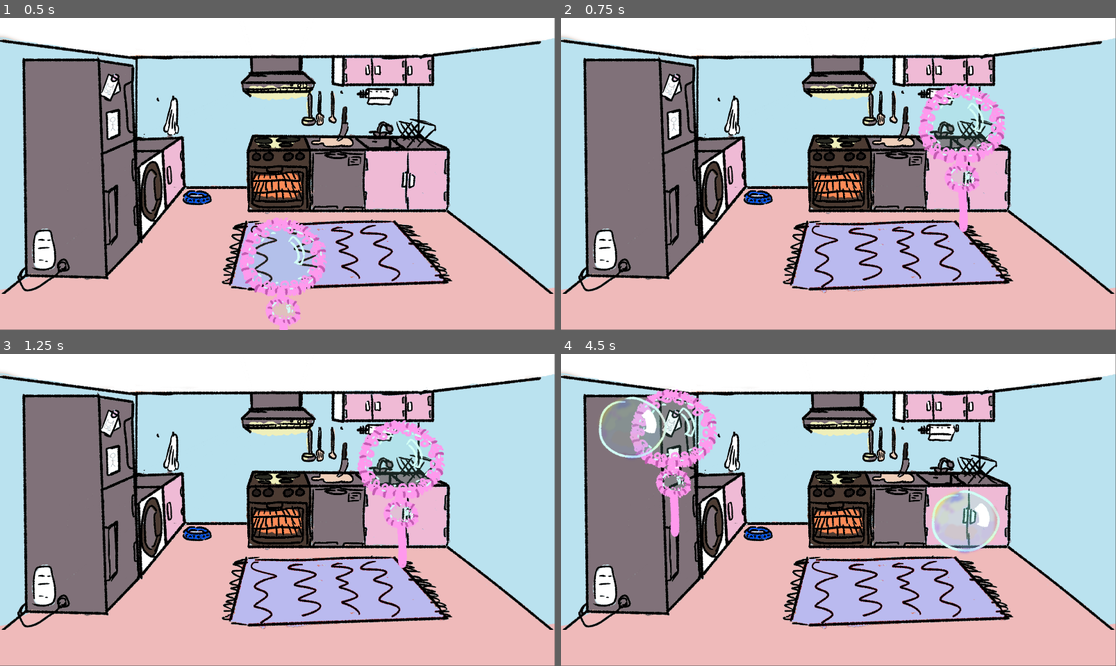
Above: before the commit, frames 1-4 (two rows, left to right).
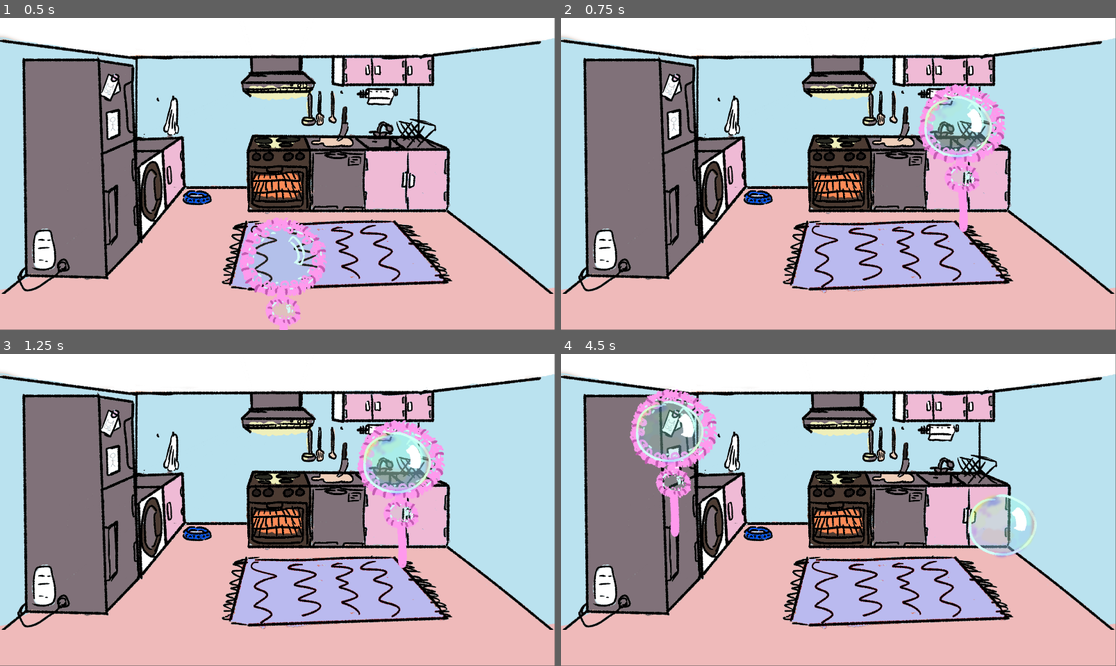
Above: after the commit, the same moments.

Repository: LuckyDiamond2/GGJ2025-Snack-attack-Bubble-Trouble
Game: Godot game, scene res://scripts/main.tscn
Two runs of this game, one before a commit and one after it. Both use one fixed random seed, a clock stepped at 60 frames per second and the inputs below.
Inputs (mouse positions are in pixels of both pictures, inside the frame that each line leads up to):
- Up to frame 1 (0.5 s): no input
- Up to frame 2 (0.75 s): tap Enter at 0.5 s; move the mouse to (960, 158) at 0.52 s; click (960, 158) at 0.67 s
- Up to frame 3 (1.25 s): no input
- Up to frame 4 (4.5 s): tap Space at 1.25, 2.75, 4.25 s; move the mouse to (727, 525) at 1.27 s; click (727, 525) at 1.42 s; tap Enter at 2, 3.5 s; move the mouse to (894, 441) at 2.02 s; click (894, 441) at 2.17 s; move the mouse to (810, 572) at 2.77 s; click (810, 572) at 2.92 s; move the mouse to (1005, 556) at 3.52 s; click (1005, 556) at 3.67 s; move the mouse to (672, 463) at 4.27 s; click (672, 463) at 4.42 s

Frame 1 is identical in both runs. In frame 2, 1.0% of the frame differs, in the area x 65-78%, y 24-45%; in frame 3, 1.3%; in frame 4, 4.7%, in the area x 6-86%, y 13-66%.

Commit message:
properly align bubbles

Diff:
--- a/scenes/t_bubble_wand.gd
+++ b/scenes/t_bubble_wand.gd
@@ -1,6 +1,7 @@
 extends Sprite2D
 
 var cleanupTimer: BubbleCleanupTimer
+var bubbles: Node
 
 # Called when the node enters the scene tree for the first time.
 func _ready() -> void:
@@ -8,6 +9,9 @@
 
 	cleanupTimer = get_parent().get_node("BubbleCleanupTimer")
 	assert(cleanupTimer != null)
+
+	bubbles = get_parent().get_node("Bubbles")
+	assert(bubbles != null)
 
 # Called every frame. 'delta' is the elapsed time since the previous frame.
 func _process(delta: float) -> void:
@@ -23,10 +27,10 @@
 
 	elif event is InputEventMouseButton:
 		var bubble = Sprite2D.new()
-		bubble.offset = Vector2(-512, -512)
+		bubble.offset.y = -120
 		bubble.position = event.position
 		bubble.texture = load("res://assets/bubble/T_Bubble2.png")
-		add_child(bubble)
+		bubbles.add_child(bubble)
 
 		cleanupTimer.add_cleanup_timer(bubble)
 
Not shown: 1 places in scripts/main.tscn that only renumber resources
